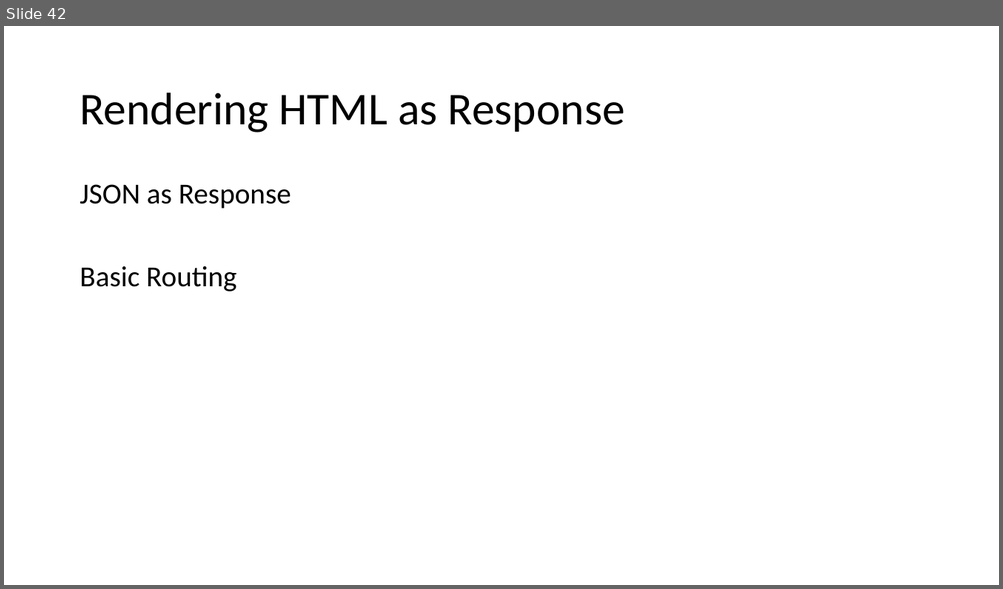
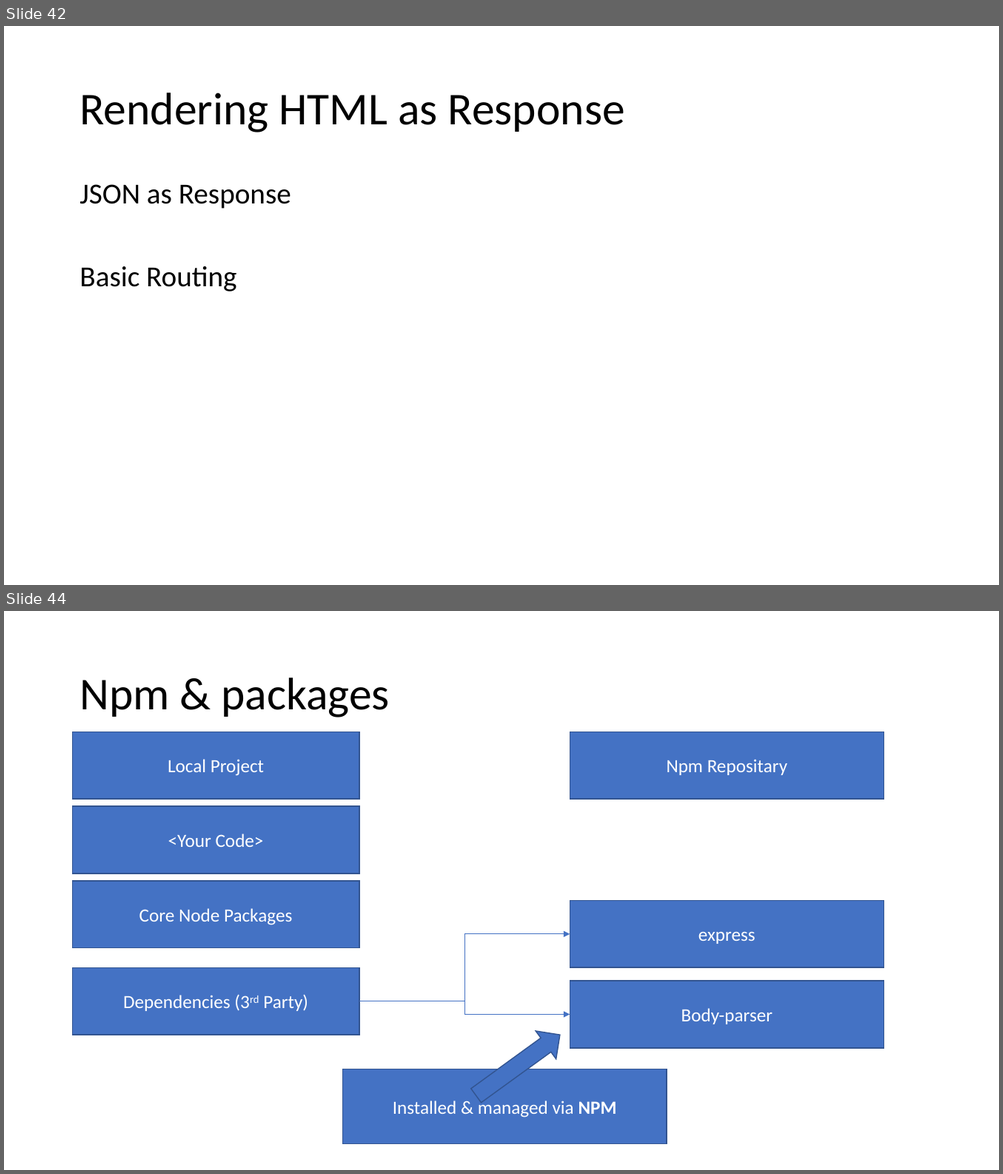
Before and after one commit to PiyushChaturvedii/Batch04, a slide deck: What is Node.pptx. Shown one above the other, each under a label of ours: slide 42 before the commit, slides 42 and 44 after it; the slides between them are not shown. The pictures are 1003x589 and 1003x1174 pixels, drawn with LibreOffice and Linux fonts; fonts in the diff are those of the drawing. Boxes give left, top, right and bottom in pixels: in the first picture for what was removed or moved away, otherwise in the second. Text is boxed around its words. In the diff, an @@ line names an element or a change of style, - is before the commit and + after.

Commit message:
expressjs

```diff
--- a/What is Node.pptx
+++ b/What is Node.pptx
@@ slide 44 added at [4,611,999,1170], background #FFFFFF @@
@@ title added at [79,678,390,718], 44 pt, text #000000 @@
+Npm & packages
@@ rectangle added at [73,732,359,799], fill #4472C4, outline #325491 1 pt, 18 pt, text #FFFFFF @@
+Local Project
@@ rectangle added at [569,732,884,799], fill #4472C4, outline #325491 1 pt, 18 pt, text #FFFFFF @@
+Npm Repositary
@@ rectangle added at [73,806,359,874], fill #4472C4, outline #325491 1 pt, 18 pt, text #FFFFFF @@
+<Your Code>
@@ rectangle added at [73,881,359,948], fill #4472C4, outline #325491 1 pt, 18 pt, text #FFFFFF @@
+Core Node Packages
@@ rectangle added at [569,900,884,968], fill #4472C4, outline #325491 1 pt, 18 pt, text #FFFFFF @@
+express
@@ elbow arrow added from (359, 1001) to (569, 934), #4472C4 0.5 pt @@
@@ rectangle added at [73,968,359,1035], fill #4472C4, outline #325491 1 pt, 18 pt, text #FFFFFF @@
+Dependencies (3rd Party)
@@ rectangle added at [569,981,884,1048], fill #4472C4, outline #325491 1 pt, 18 pt, text #FFFFFF @@
+Body-parser
@@ elbow arrow added from (359, 1001) to (569, 1014), #4472C4 0.5 pt @@
@@ right arrow added at [466,1021,570,1110], fill #4472C4, outline #325491 1 pt @@
@@ rectangle added at [343,1070,666,1145], fill #4472C4, outline #325491 1 pt, 18 pt, text #FFFFFF @@
+Installed & managed via NPM
```
Also in this commit, not shown: 9 other slides added, 5 other files.
